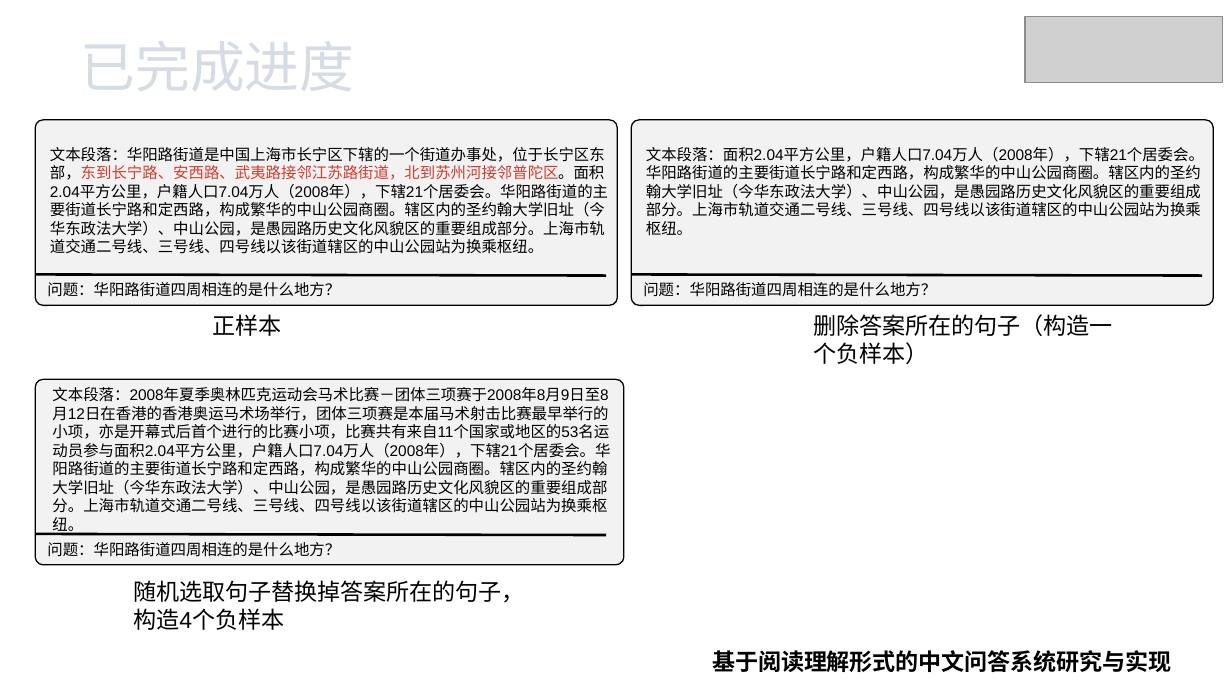
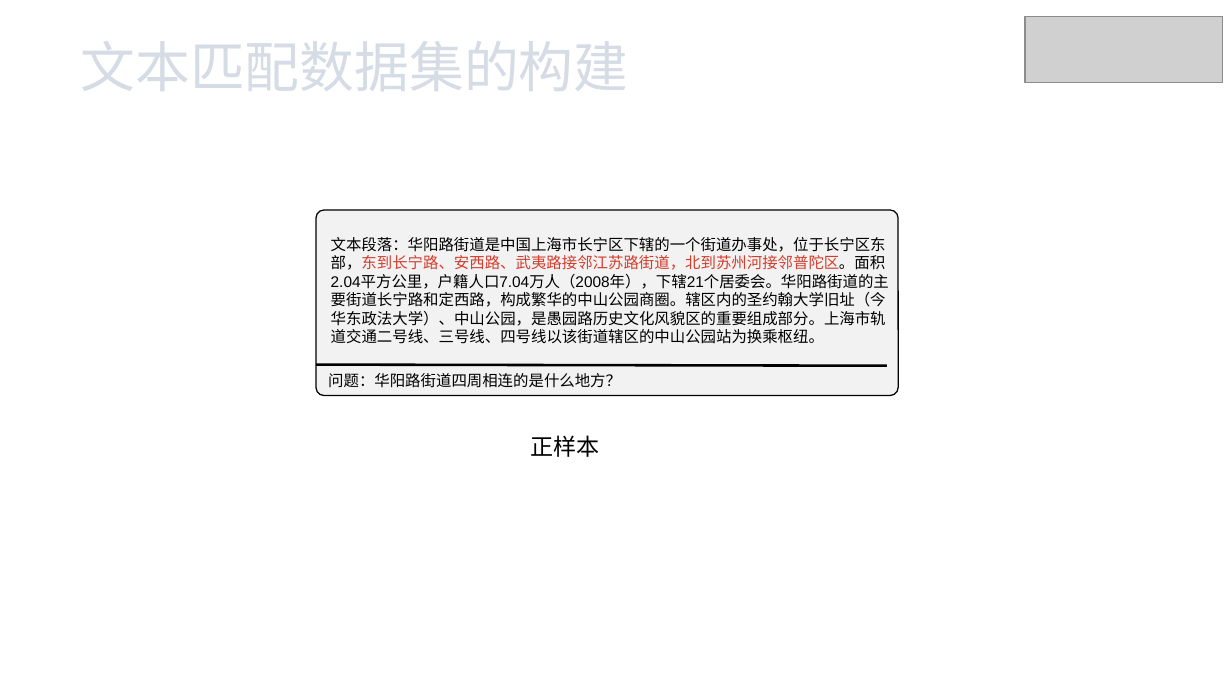
Before and after one commit to xhsun1997/ChineseMRC, a slide deck: slide 20 of 孙相会.pptx (slide 19 before the commit). Drawn at 1232x693 pixels with LibreOffice and Linux fonts; fonts in the diff are those of the drawing; grey boxes stand for pictures. Boxes give left, top, right and bottom in pixels: in the first picture for what was removed or moved away, otherwise in the second. Text is boxed around its words. In the diff, an @@ line names an element or a change of style, - is before the commit and + after.

```diff
--- a/孙相会.pptx
+++ b/孙相会.pptx
@@ text at (81,41,629,91): text changed @@
-已完成进度
+文本匹配数据集的构建
@@ rounded rectangle removed at (631,120,1212,306) @@
@@ text removed at (646,147,1204,236) @@
-文本段落：面积2.04平方公里，户籍人口7.04万人（2008年），下辖21个居委会。华阳路街道的主要街道长宁路和定西路，构成繁华的中山公园商圈。辖区内的圣约翰大学旧址（今华东政法大学）、中山公园，是愚园路历史文化风貌区的重要组成部分。上海市轨道交通二号线、三号线、四号线以该街道辖区的中山公园站为换乘枢纽。
@@ line removed from (631, 275) to (1202, 276) @@
@@ text removed at (643,282,936,297) @@
-问题：华阳路街道四周相连的是什么地方？
@@ text removed at (813,314,1112,364) @@
-删除答案所在的句子（构造一个负样本）
@@ rounded rectangle removed at (36,379,625,565) @@
@@ text removed at (52,387,610,535) @@
-文本段落：2008年夏季奥林匹克运动会马术比赛－团体三项赛于2008年8月9日至8月12日在香港的香港奥运马术场举行，团体三项赛是本届马术射击比赛最早举行的小项，亦是开幕式后首个进行的比赛小项，比赛共有来自11个国家或地区的53名运动员参与面积2.04平方公里，户籍人口7.04万人（2008年），下辖21个居委会。华阳路街道的主要街道长宁路和定西路，构成繁华的中山公园商圈。辖区内的圣约翰大学旧址（今华东政法大学）、中山公园，是愚园路历史文化风貌区的重要组成部分。上海市轨道交通二号线、三号线、四号线以该街道辖区的中山公园站为换乘枢纽。
@@ 2 texts, 1 rounded rectangle, 1 line: place and size @@
-2 texts, 1 rounded rectangle, 1 line at (36,120,617,306)
+2 texts, 1 rounded rectangle, 1 line at (317,209,898,395)
@@ text "正样本": place and size @@
-text "正样本" at (213,314,282,336)
+text "正样本" at (530,435,599,457)
@@ line removed from (36, 533) to (606, 535) @@
@@ text removed at (47,542,340,557) @@
-问题：华阳路街道四周相连的是什么地方？
@@ text removed at (133,580,524,630) @@
-随机选取句子替换掉答案所在的句子，构造4个负样本
@@ text removed at (712,650,1172,672) @@
-基于阅读理解形式的中文问答系统研究与实现
```
Also in this commit, not shown: 13 other slides changed, 7 slides added, 8 slides removed, 2 other files.
